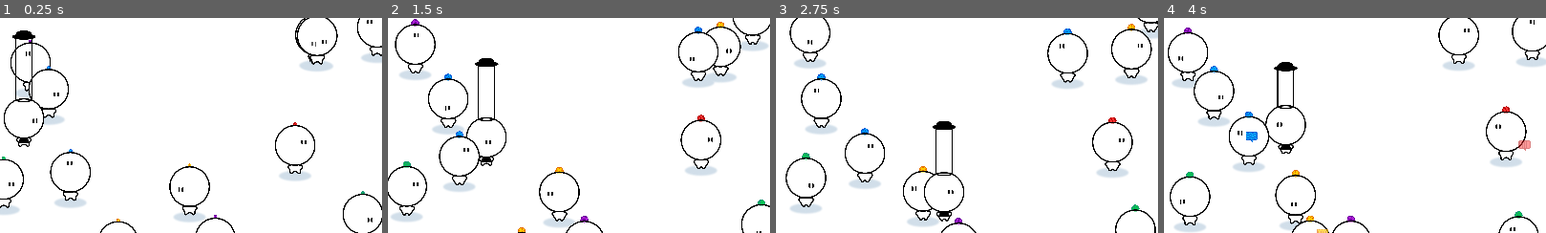
Above: before the commit, frames 1-4 (left to right).
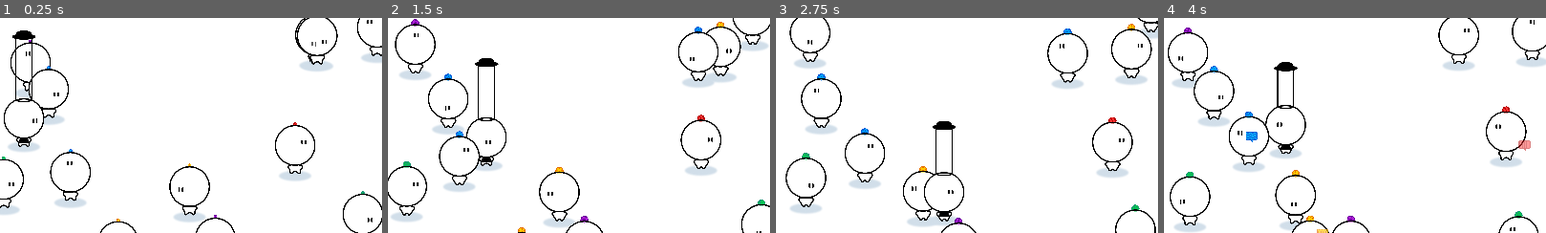
Above: after the commit, the same moments.

Repository: haihala/mankind-knew
Game: Godot game, scene res://world.tscn
Two runs of this game, one before a commit and one after it. Both use one fixed random seed, a clock stepped at 60 frames per second and the inputs below.
Inputs (mouse positions are % of the whole screen's width and height, from its top left):
- Up to frame 1 (0.25 s): no input
- Up to frame 2 (1.5 s): move the mouse to (72, 45) at 0.52 s; hold D (move_right) 0.53-1.28 s; click (72, 45) at 0.67 s; move the mouse to (30, 55) at 1.27 s; hold S (move_down) from 1.28 s (still down)
- Up to frame 3 (2.75 s): move the mouse to (60, 28) at 2.02 s; release S (move_down) at 2.03 s; hold D (move_right) from 2.03 s (still down)
- Up to frame 4 (4 s): move the mouse to (45, 70) at 2.77 s; release D (move_right) at 2.78 s; hold W (move_up) 2.78-3.53 s; click (45, 70) at 2.92 s; move the mouse to (80, 65) at 3.52 s; hold A (move_left) from 3.53 s (still down)
The pictures show only the part of the screen within x 47-97%, y 27-77%; the shares and areas given below are measured in that part.

The runs differ from the first frame. In frame 1, 0.2% of the frame differs, in the area x 2-11%, y 57-63%; in frame 2, 0.2%; in frame 3, 0.1%; in frame 4, 0.2%.

Commit message:
Add shadow to the player

Diff:
--- a/godot-project/player.tscn
+++ b/godot-project/player.tscn
@@ -1,7 +1,8 @@
-[gd_scene load_steps=14 format=3 uid="uid://be55yifao4fp"]
+[gd_scene load_steps=15 format=3 uid="uid://be55yifao4fp"]
 
 [ext_resource type="Script" path="res://player.gd" id="1_n0b4w"]
 [ext_resource type="PackedScene" uid="uid://ddly54cbm84af" path="res://projectile.tscn" id="2_j4an7"]
+[ext_resource type="Texture2D" uid="uid://bjathuci5lsn1" path="res://shadow.png" id="3_3uogr"]
 [ext_resource type="Texture2D" uid="uid://hkshnlbh4jy5" path="res://player-head.png" id="3_423n1"]
 [ext_resource type="Shader" path="res://hat_shaft_fill.gdshader" id="4_wc2p6"]
 [ext_resource type="Texture2D" uid="uid://b674dpymmg5lc" path="res://player-walk-1.png" id="5_7vk7d"]
@@ -49,6 +50,11 @@
 position = Vector2(0, 4.392)
 shape = SubResource("CapsuleShape2D_t7wc1")
 
+[node name="Shadow" type="Sprite2D" parent="."]
+position = Vector2(0, 21.546)
+scale = Vector2(0.08, 0.08)
+texture = ExtResource("3_3uogr")
+
 [node name="Body" type="AnimatedSprite2D" parent="."]
 position = Vector2(0, 16.736)
 scale = Vector2(0.08, 0.08)
